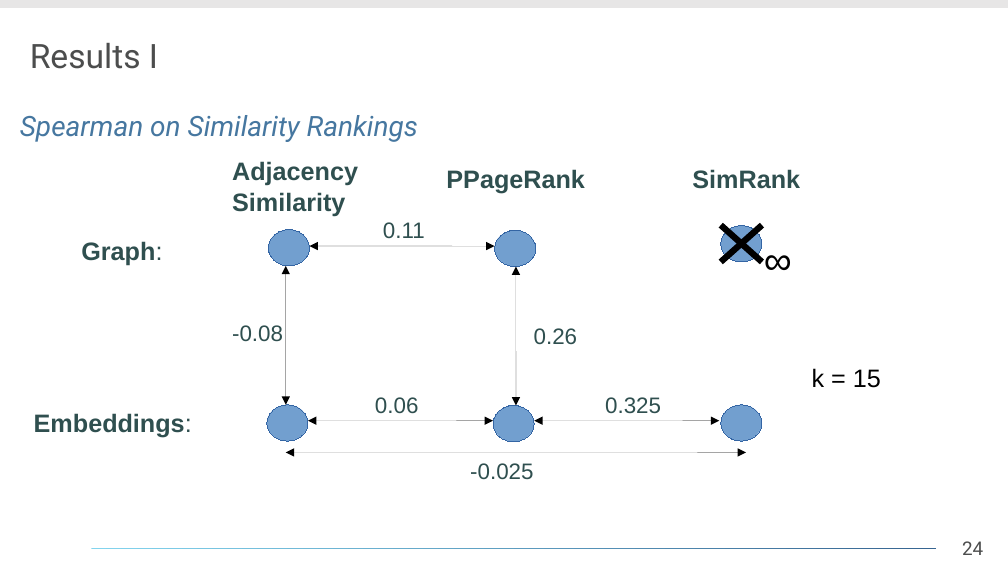
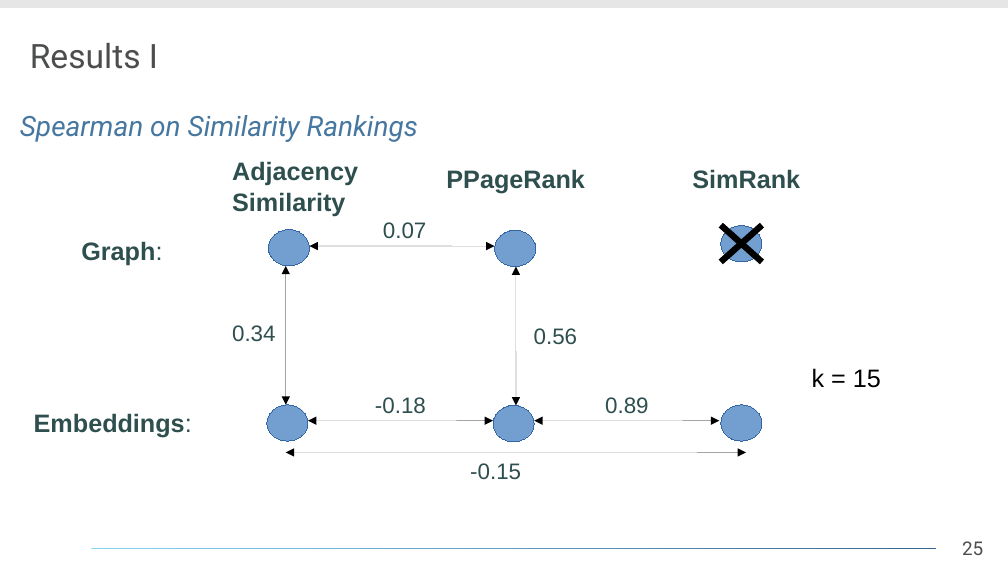
Before and after one commit to daelmo/DB2GraphGenerator, a slide deck: slide 25 of presentation/Analyse_eines_Forschungsthemas.odp (slide 24 before the commit). Drawn at 1008x567 pixels with LibreOffice and Linux fonts; fonts in the diff are those of the drawing; background and template pictures are left out. Boxes give left, top, right and bottom in pixels: in the first picture for what was removed or moved away, otherwise in the second. Text is boxed around its words. In the diff, an @@ line names an element or a change of style, - is before the commit and + after.

```diff
--- a/presentation/Analyse_eines_Forschungsthemas.odp
+++ b/presentation/Analyse_eines_Forschungsthemas.odp
@@ text at [383, 222, 426, 238]: text changed @@
-0.11
+0.07
@@ text removed at [754, 230, 912, 311] @@
-∞
@@ text at [232, 325, 275, 342]: text changed @@
--0.08
+0.34
@@ text at [534, 328, 577, 345]: text changed @@
-0.26
+0.56
@@ text at [375, 397, 426, 414]: text changed @@
-0.06
+-0.18
@@ text at [605, 397, 648, 413]: text changed @@
-0.325
+0.89
@@ text at [470, 463, 521, 479]: text changed @@
--0.025
+-0.15
@@ page number at [962, 541, 983, 555]: text changed @@
-24
+25
```
Also in this commit, not shown: 8 other slides changed, 3 slides added, 1 slide removed, 7 other files.
